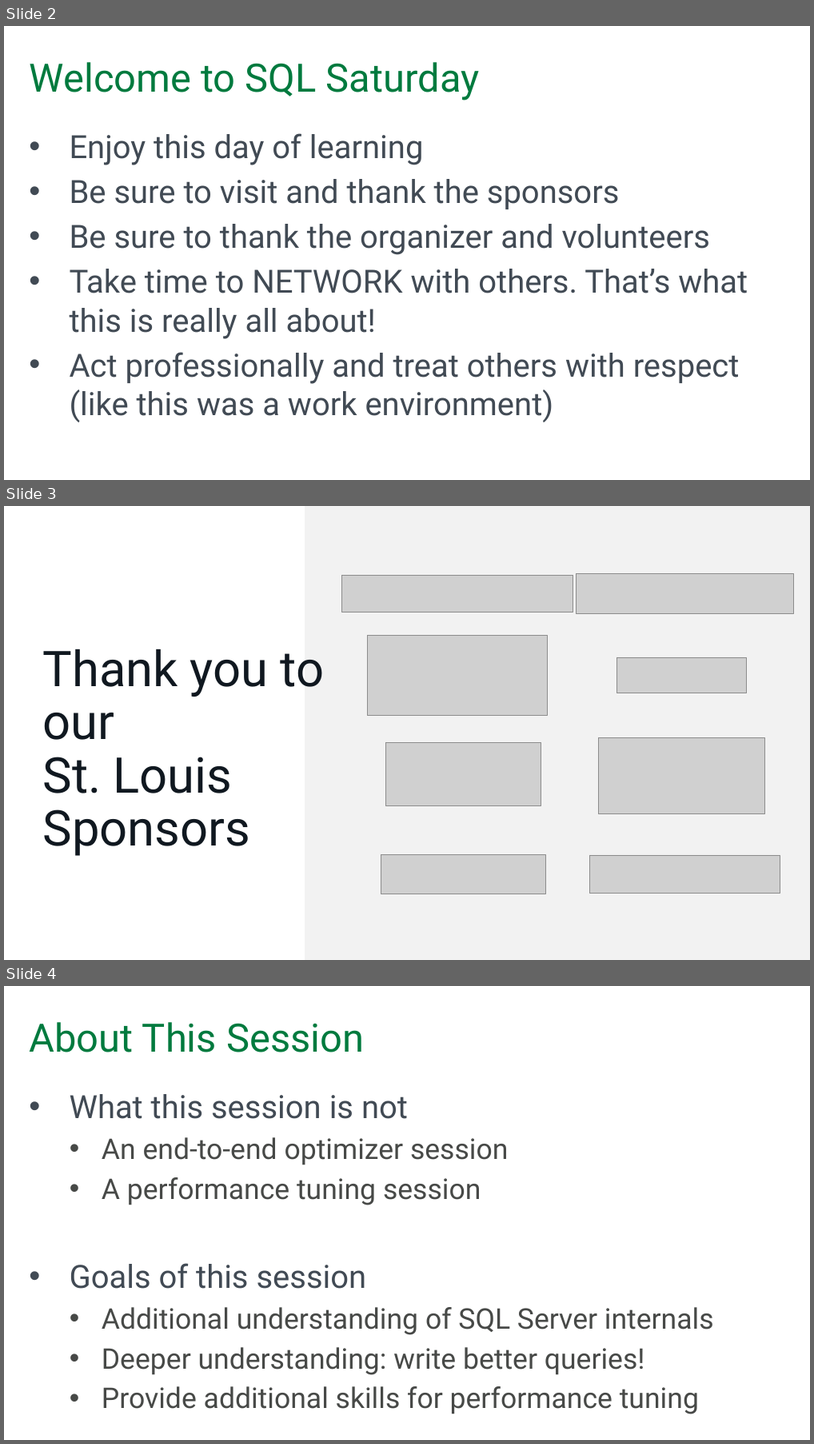
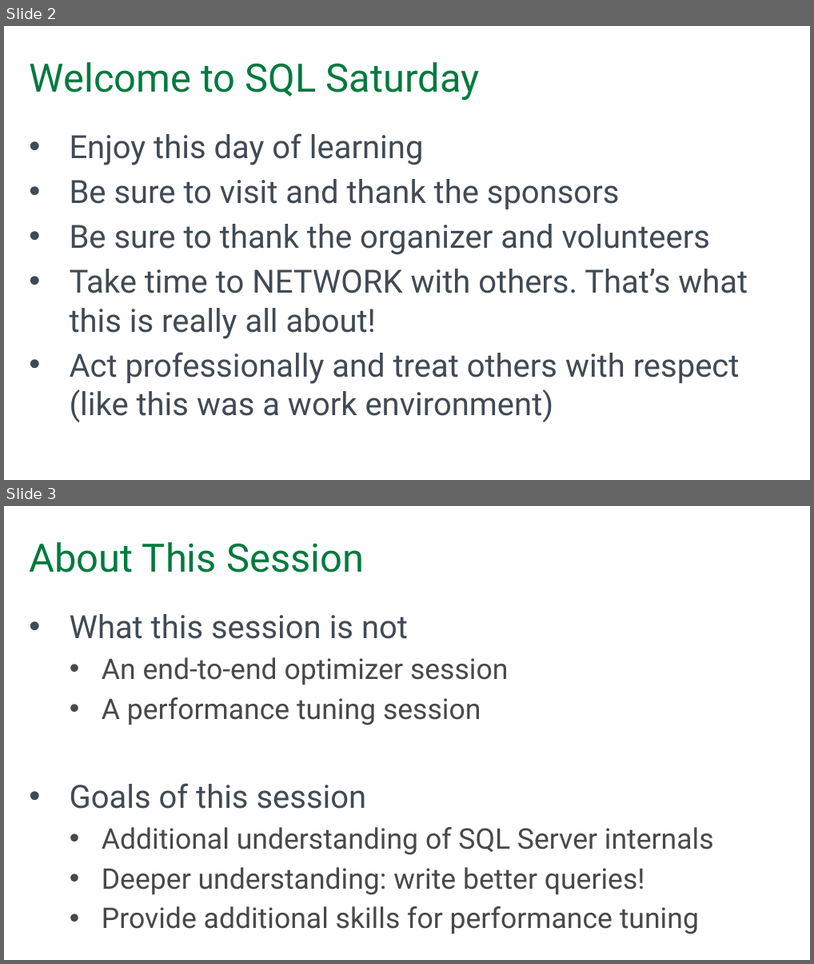
Before and after one commit to tf3604/OptimizerPresentation, a slide deck: Optimizer.pptx. Shown one above the other, each under a label of ours: slides 2, 3 and 4 before the commit, slides 2 and 3 after it. The pictures are 814x1444 and 814x964 pixels, drawn with LibreOffice and Linux fonts; fonts in the diff are those of the drawing; grey boxes stand for pictures; background and template pictures are left out. Boxes give left, top, right and bottom in pixels: in the first picture for what was removed or moved away, otherwise in the second. Text is boxed around its words. In the diff, an @@ line names an element or a change of style, - is before the commit and + after.

Commit message:
Remove St. Louis sponsor slide.

```diff
--- a/Optimizer.pptx
+++ b/Optimizer.pptx
@@ slide 3 removed at (x1=4, y1=506, x2=810, y2=960), background #FFFFFF @@
@@ rectangle removed at (x1=306, y1=506, x2=810, y2=960) @@
@@ picture removed at (x1=342, y1=575, x2=573, y2=612) @@
@@ picture removed at (x1=576, y1=574, x2=794, y2=613) @@
@@ text removed at (x1=43, y1=649, x2=325, y2=856) @@
-Thank you to our
-St. Louis Sponsors
@@ picture removed at (x1=368, y1=635, x2=548, y2=715) @@
@@ picture removed at (x1=617, y1=657, x2=747, y2=693) @@
@@ picture removed at (x1=386, y1=743, x2=541, y2=806) @@
@@ picture removed at (x1=598, y1=738, x2=765, y2=814) @@
@@ picture removed at (x1=381, y1=854, x2=546, y2=894) @@
@@ picture removed at (x1=590, y1=855, x2=780, y2=892) @@
@@ what was slide 4 is now slide 3 @@
```
